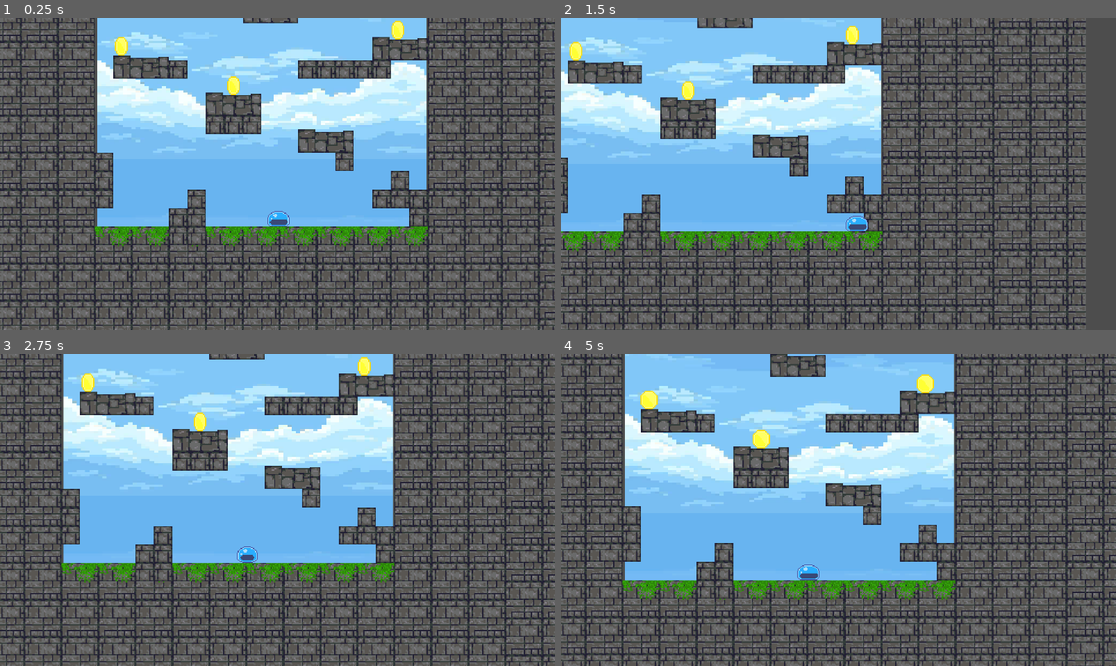
Above: before the commit, frames 1-4 (two rows, left to right).
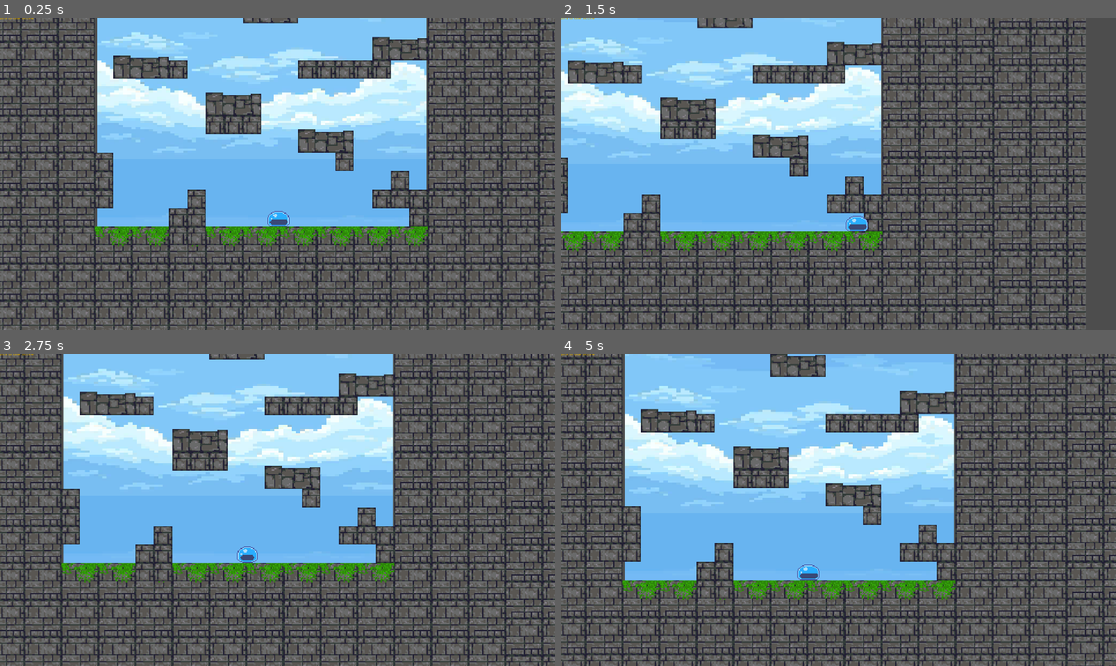
Above: after the commit, the same moments.

Repository: SequoyahGeber/Game-Godot
Game: Godot game, scene res://game.tscn
Same seed, same stepped clock (60 frames per second), same inputs: the game is played once before the commit and once after it.
Inputs:
- Up to frame 1 (0.25 s): no input
- Up to frame 2 (1.5 s): tap Enter (ui_accept) at 0.5, 0.77 s; hold D (move_right) from 0.53 s (still down)
- Up to frame 3 (2.75 s): tap Enter (ui_accept) at 1.52 s; release D (move_right) at 2.03 s; hold A (move_left) from 2.03 s (still down)
- Up to frame 4 (5 s): release A (move_left) at 2.78 s; hold D (move_right) 2.78-4.28 s; tap Enter (ui_accept) at 3.02, 3.77, 4.52 s; hold A (move_left) from 4.28 s (still down)

The runs differ from the first frame. In frame 1, 0.4% of the frame differs, in the area x 0-73%, y 0-25%; in frame 2, 0.4%; in frame 3, 0.4%; in frame 4, 0.5%, in the area x 0-68%, y 0-31%.

Commit message:
broken hud script

Diff:
--- a/HUD.tscn
+++ b/HUD.tscn
@@ -6,11 +6,12 @@
 script = ExtResource("1_k5de2")
 
 [node name="scoreLabel" type="Label" parent="."]
-offset_left = -10.0
-offset_top = -20.0
-offset_bottom = 2.99999
-rotation = 0.0177054
+offset_left = -4.0
+offset_top = -13.0
+offset_right = 117.0
+offset_bottom = 10.0
+rotation = 0.000190589
 size_flags_horizontal = 0
 theme_override_colors/font_color = Color(0.823337, 0.638662, 3.85046e-07, 1)
 theme_override_colors/font_outline_color = Color(0, 0, 0, 1)
-text = "0"
+text = "this is the score"
--- a/game.tscn
+++ b/game.tscn
@@ -1,9 +1,7 @@
-[gd_scene load_steps=9 format=4 uid="uid://buawfitytxpo1"]
+[gd_scene load_steps=7 format=4 uid="uid://buawfitytxpo1"]
 
 [ext_resource type="Texture2D" uid="uid://dd88g5nxhy7y2" path="res://assets/sky.png" id="1_7jktm"]
 [ext_resource type="PackedScene" uid="uid://dxl1eprfekarv" path="res://player.tscn" id="1_80nbo"]
-[ext_resource type="PackedScene" uid="uid://dqpjgr1fq5t1x" path="res://coin.tscn" id="3_feb5d"]
-[ext_resource type="Texture2D" uid="uid://bx1s1dmivawb5" path="res://assets/stoneBackground.png" id="4_fc0e3"]
 [ext_resource type="Texture2D" uid="uid://da6oxv3a7wewe" path="res://assets/tileset4.png" id="5_eow3j"]
 [ext_resource type="PackedScene" uid="uid://dw40qxp2secxi" path="res://HUD.tscn" id="6_ryrav"]
 
@@ -54,6 +52,8 @@
 
 [node name="Game" type="Node2D"]
 
+[node name="HUD" parent="." instance=ExtResource("6_ryrav")]
+
 [node name="Sky" type="TextureRect" parent="."]
 offset_left = -144.0
 offset_top = -765.0
@@ -62,15 +62,6 @@
 scale = Vector2(1.86133, 1.86133)
 texture = ExtResource("1_7jktm")
 expand_mode = 1
-stretch_mode = 1
-
-[node name="TextureRect" type="TextureRect" parent="."]
-visible = false
-offset_left = -368.0
-offset_top = -177.0
-offset_right = 370.0
-offset_bottom = 23.0
-texture = ExtResource("4_fc0e3")
 stretch_mode = 1
 
 [node name="Layer1" type="TileMapLayer" parent="."]
@@ -87,15 +78,3 @@
 offset = Vector2(0, -45)
 zoom = Vector2(4, 4)
 position_smoothing_enabled = true
-
-[node name="coin" parent="." instance=ExtResource("3_feb5d")]
-position = Vector2(-26, -114)
-
-[node name="coin2" parent="." instance=ExtResource("3_feb5d")]
-position = Vector2(116, -162)
-
-[node name="coin3" parent="." instance=ExtResource("3_feb5d")]
-position = Vector2(-123, -148)
-
-[node name="HUD" parent="." instance=ExtResource("6_ryrav")]
-script = null
--- a/project.godot
+++ b/project.godot
@@ -20,7 +20,7 @@
 
 [autoload]
 
-gameManager="*res://scripts/gameManager.gd"
+GameManager="*res://scripts/GameManager.gd"
 
 [display]
 
--- a/scripts/HUD.gd
+++ b/scripts/HUD.gd
@@ -5,25 +5,36 @@
 
 func _ready() -> void:
 	# --- Add this line for debugging ---
-	print("Registered Autoloads: ", Engine.get_singleton_list())
+	# print("Registered Autoloads: ", Engine.get_singleton_list()) # Can comment out if needed
 	# -----------------------------------
 
-	# Check if gameManager exists USING THE CORRECT NAME FROM SETTINGS
-	if not Engine.has_singleton("gameManager"):
-		push_error("Autoload 'gameManager' not found! Check spelling in Project Settings -> Autoload.")
-		return # Stop if gameManager isn't ready
+	if not Engine.has_singleton("GameManager"):
+		push_error("Autoload 'GameManager' not found! Check spelling in Project Settings -> Autoload.")
+		return
 
-	# ... (rest of the function remains the same) ...
 	if not score_label:
 		push_error("Child node 'scoreLabel' not found in HUD scene!")
 		return
 
-	gameManager.connect("score_updated", Callable(self, "_on_GameManager_score_updated"))
-	_on_GameManager_score_updated(gameManager.score)
+	print("HUD: Connecting signal...") # DEBUG
+	GameManager.connect("score_updated", Callable(self, "_on_GameManager_score_updated"))
+
+	print("HUD: Calling initial score update. GameManager.score = ", GameManager.score) # DEBUG
+	_on_GameManager_score_updated(GameManager.score) # Call initial update
+
+	print("HUD: _ready finished.") # DEBUG
+
 
 func _on_GameManager_score_updated(new_score):
-	# ... (rest of the function remains the same) ...
+	# ADD THESE DEBUG LINES:
+	print("HUD: _on_GameManager_score_updated called. new_score = ", new_score)
+
 	if score_label:
-		score_label.text = "Score: " + str(new_score)
+		print("HUD: score_label exists. Current text = '", score_label.text, "'") # See current text
+		var text_to_set = "Score: " + str(new_score)
+		print("HUD: Attempting to set text to = '", text_to_set, "'")
+		score_label.text = text_to_set
+		# Check text IMMEDIATELY after setting it
+		print("HUD: Text set. score_label.text is now = '", score_label.text, "'")
 	else:
-		print("scoreLabel reference lost!")
+		print("HUD: scoreLabel reference lost!")
--- a/scripts/gameManager.gd
+++ b/scripts/gameManager.gd
@@ -5,11 +5,8 @@
 var score: int = 0
 
 func _ready():
-	print("GameManager Autoload Ready!") # Add this to see if it even runs
+	print("GameManager Autoload Ready!")
 
 func add_score(amount: int):
 	score += amount
 	emit_signal("score_updated", score)
-
-# Add any other essential functions/variables your game needs from here
-# var lives: int = 3
